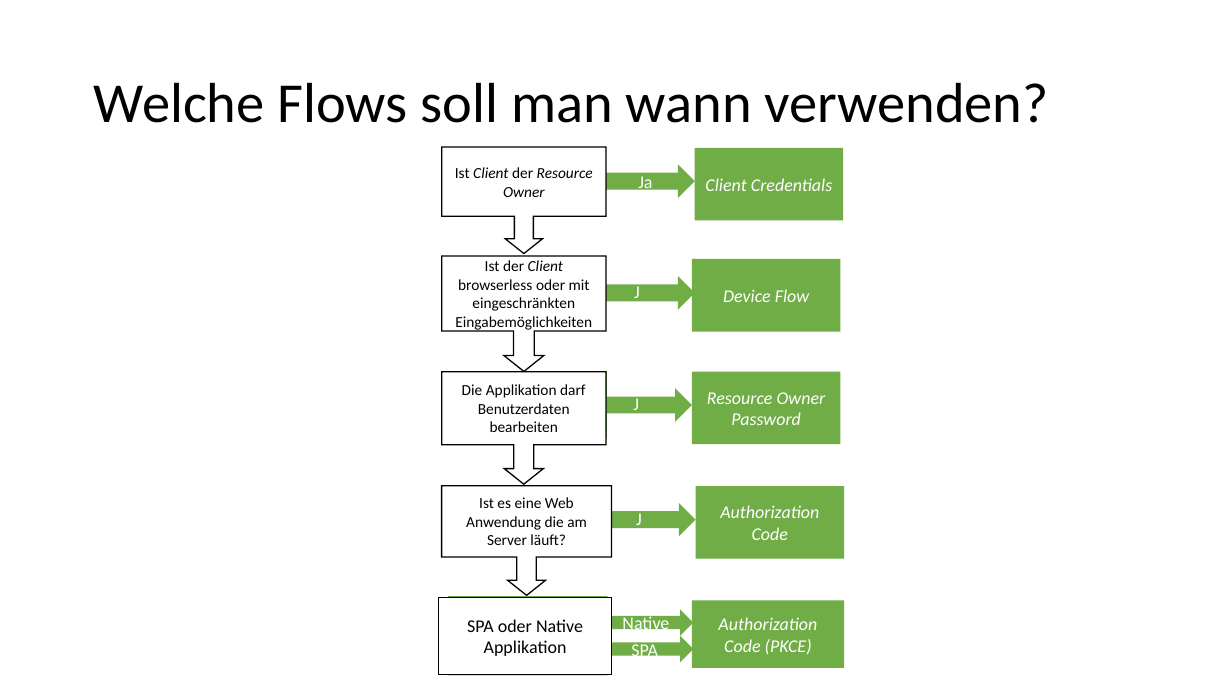
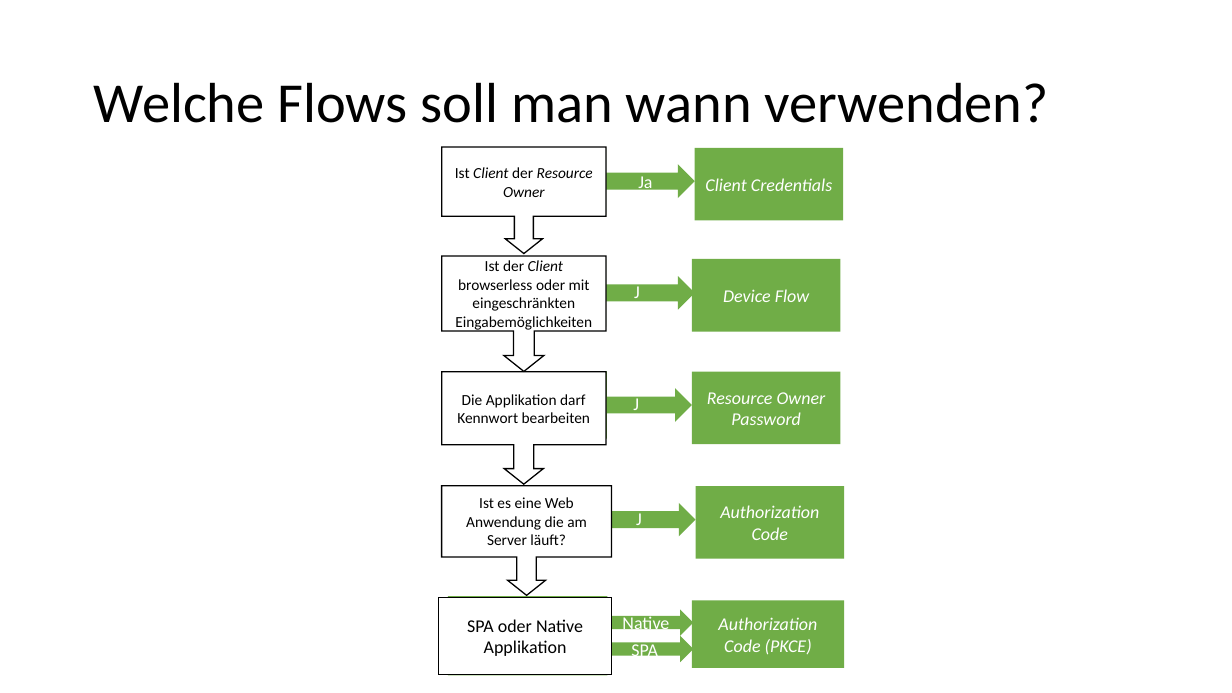
Before and after one commit to danielwagn3r/openid-workshop, a slide deck: slide 44 of OpenID Connect & OAuth.pptx (slide 42 before the commit). Drawn at 1232x693 pixels with LibreOffice and Linux fonts; fonts in the diff are those of the drawing. Boxes give left, top, right and bottom in pixels: in the first picture for what was removed or moved away, otherwise in the second. Text is boxed around its words. In the diff, an @@ line names an element or a change of style, - is before the commit and + after.

Commit message:
Update wording and styles in presentation

```diff
--- a/OpenID Connect & OAuth.pptx
+++ b/OpenID Connect & OAuth.pptx
@@ text in down arrow callout at (457, 394, 590, 423): text changed @@
-Die Applikation darf Benutzerdaten bearbeiten
+Die Applikation darf Kennwort bearbeiten
```
Also in this commit, not shown: 12 other slides changed, 2 slides added.
